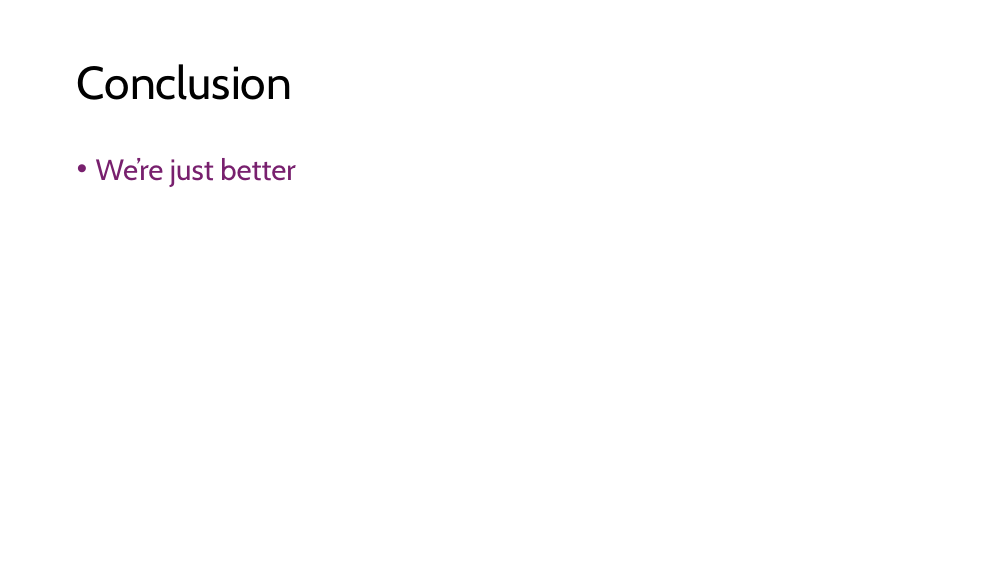
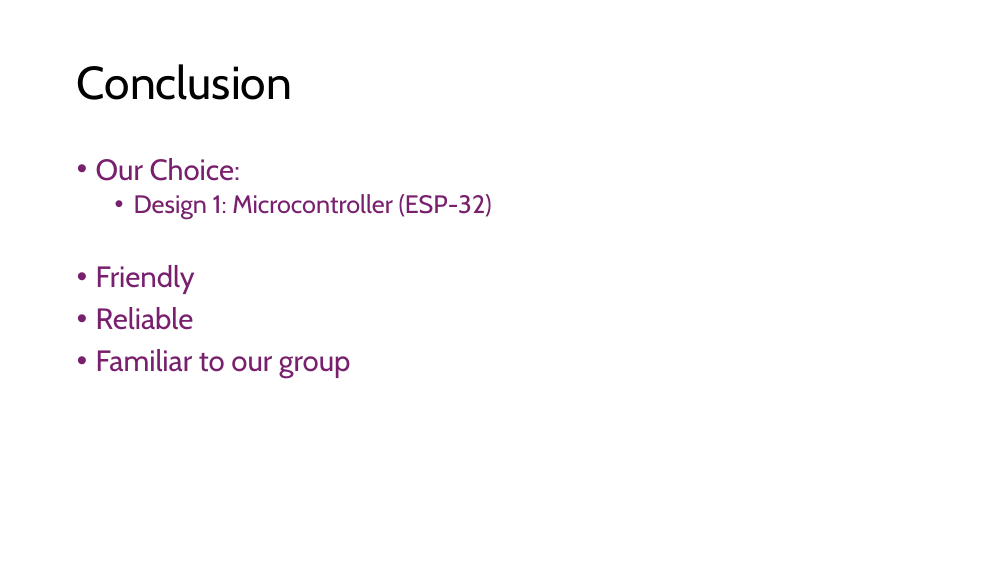
Before and after one commit to Tannyr-Singleterry/ECE590_SeniorDesign, a slide deck: slide 15 of Documents/CDR/CDR_Presentation.pptx. Drawn at 1008x567 pixels with LibreOffice and Linux fonts; fonts in the diff are those of the drawing. Boxes give left, top, right and bottom in pixels: in the first picture for what was removed or moved away, otherwise in the second. Text is boxed around its words. In the diff, an @@ line names an element or a change of style, - is before the commit and + after.

```diff
--- a/Documents/CDR/CDR_Presentation.pptx
+++ b/Documents/CDR/CDR_Presentation.pptx
@@ text at bbox=[96, 158, 492, 378]: text changed @@
-• We’re just better
+• Our Choice:
+  • Design 1: Microcontroller (ESP-32)
+• Friendly
+• Reliable
+• Familiar to our group
```
Also in this commit, not shown: 7 other slides changed.
